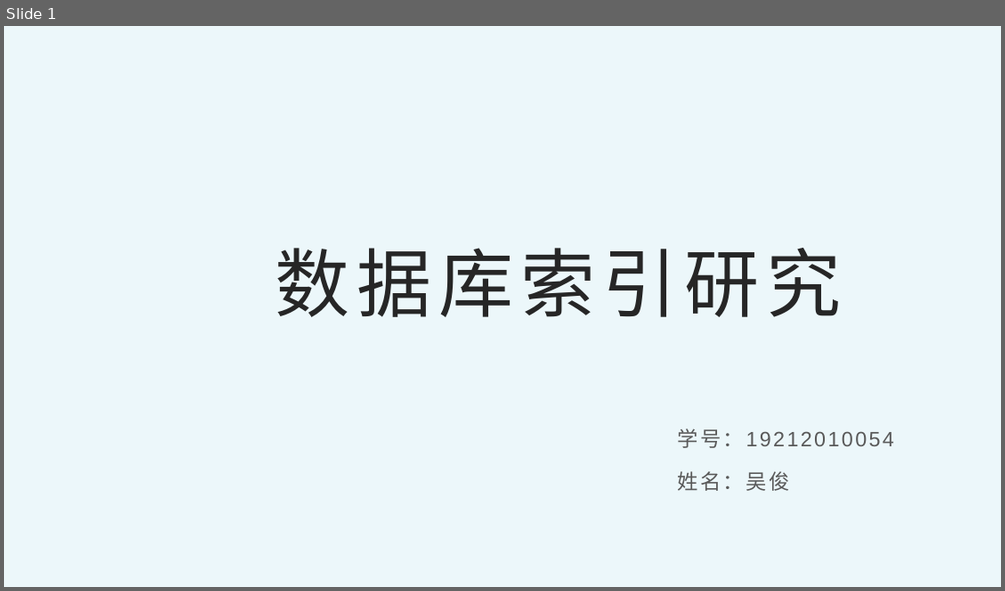
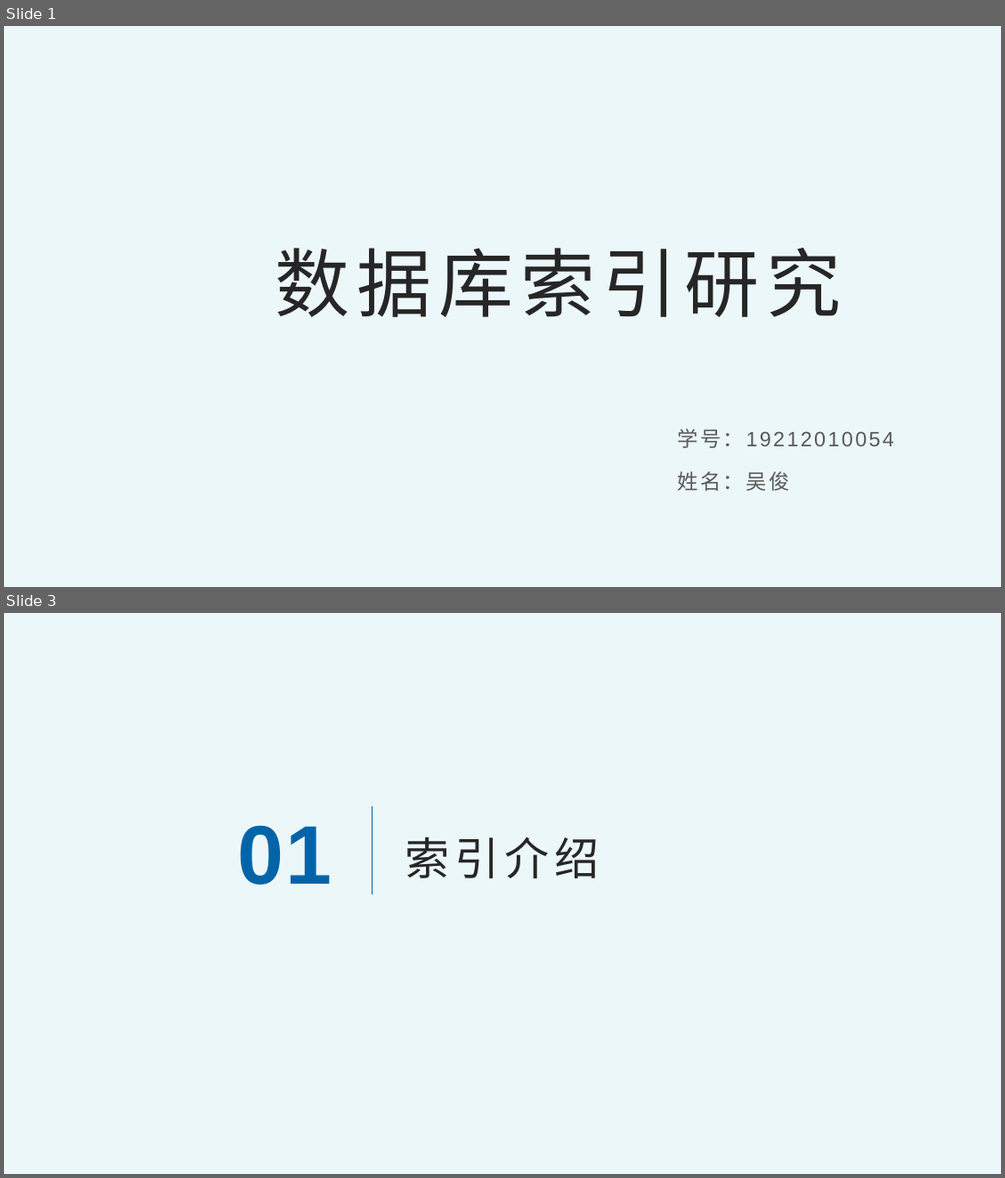
Before and after one commit to ThesisTest/dbindexresearch, a slide deck: doc/期末答辩.pptx. Shown one above the other, each under a label of ours: slide 1 before the commit, slides 1 and 3 after it; the slides between them are not shown. The pictures are 1005x591 and 1005x1178 pixels, drawn with LibreOffice and Linux fonts; fonts in the diff are those of the drawing; background and template pictures are left out. Boxes give left, top, right and bottom in pixels: in the first picture for what was removed or moved away, otherwise in the second. Text is boxed around its words. In the diff, an @@ line names an element or a change of style, - is before the commit and + after.

```diff
--- a/doc/期末答辩.pptx
+++ b/doc/期末答辩.pptx
@@ slide 3 added at (4, 613, 1001, 1174), background #ECF7FA @@
@@ text added at (238, 826, 332, 884), 80 pt, text #0264A8, bold @@
+01
@@ line added from (372, 806) to (372, 895), #0264A8 0.5 pt @@
@@ title added at (405, 837, 599, 878), 43 pt, text #262626 @@
+索引介绍
```
Also in this commit, not shown: 35 other slides added, 1 other file.
